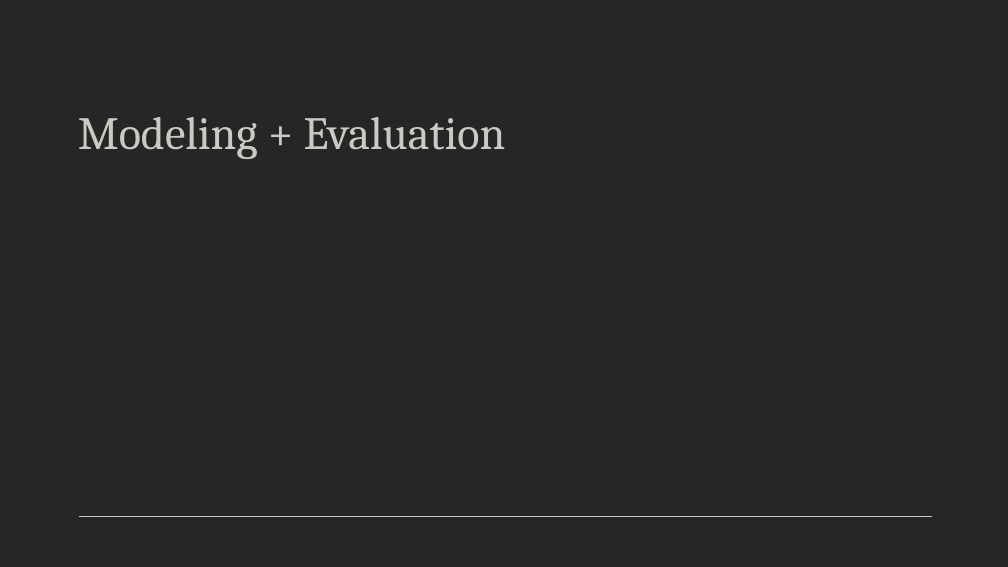
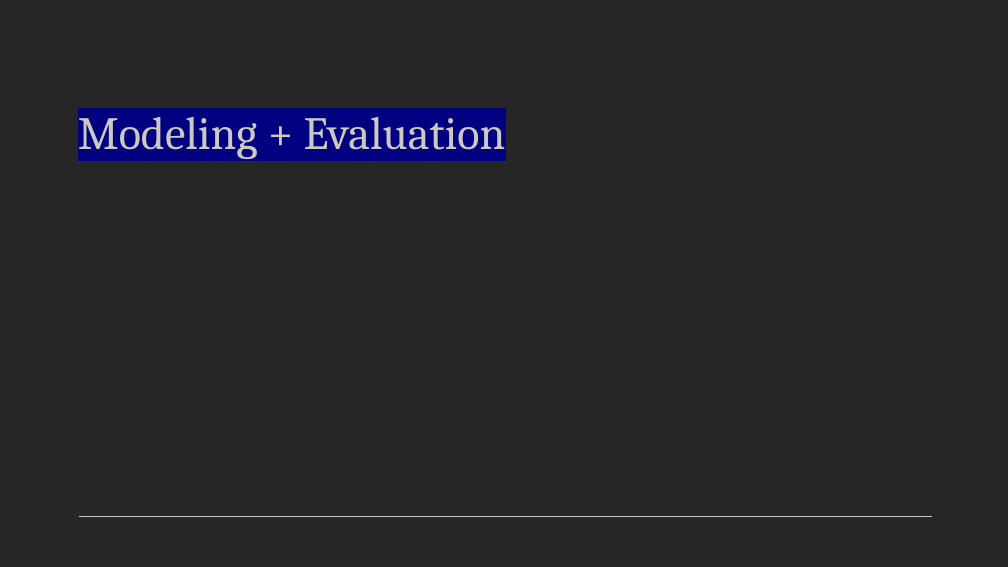
Before and after one commit to WiDS-Datathon-2025-UCLA-Team-2/UCLA_WiDS_Team-2, a slide deck: slide 5 of Final_Results/UCLA_WiDS_Team_2_Results.pptx. Drawn at 1008x567 pixels with LibreOffice and Linux fonts; fonts in the diff are those of the drawing. Boxes give left, top, right and bottom in pixels: in the first picture for what was removed or moved away, otherwise in the second. Text is boxed around its words. In the diff, an @@ line names an element or a change of style, - is before the commit and + after.

```diff
--- a/Final_Results/UCLA_WiDS_Team_2_Results.pptx
+++ b/Final_Results/UCLA_WiDS_Team_2_Results.pptx
@@ title "Modeling + Evaluation" at box(78, 107, 506, 159): highlight none to #000080 @@
```
Also in this commit, not shown: 3 other slides changed.
